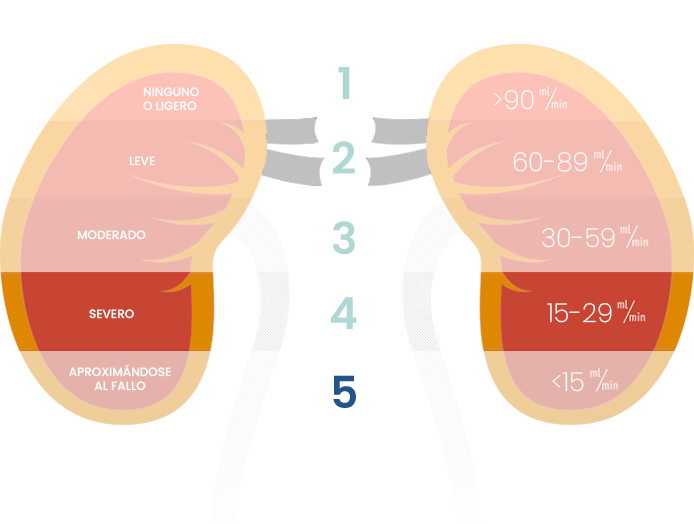
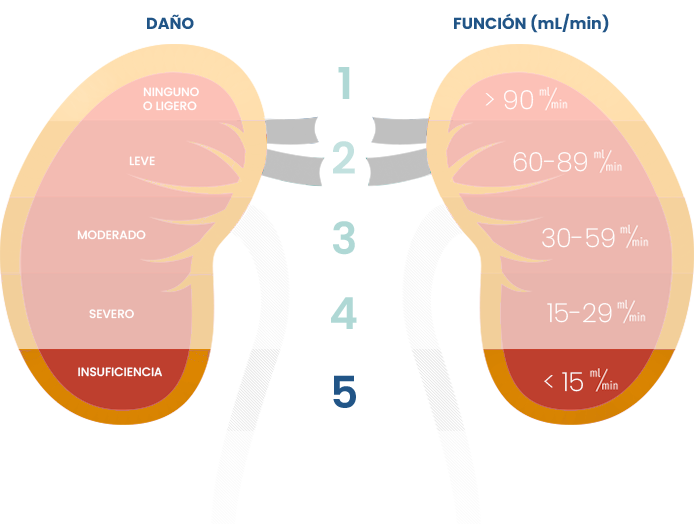
Revision of a layered (694, 524) image; what changed, layer by layer:
"2": opacity 40% → 30% over box(333, 141, 355, 174)
renamed "APROXIMÁNDOSE AL FALLO" to "INSUFICIENCIA", painted on it over box(69, 364, 171, 391)
added layer "FUNCIÓN (mL/min)" above "DAÑO" over box(454, 13, 609, 33)
added layer "DAÑO" above "< 15" over box(147, 14, 194, 29)
renamed "<15" to "< 15", painted on it over box(544, 372, 584, 392)
renamed ">90" to "> 90", painted on it over box(485, 90, 534, 110)
